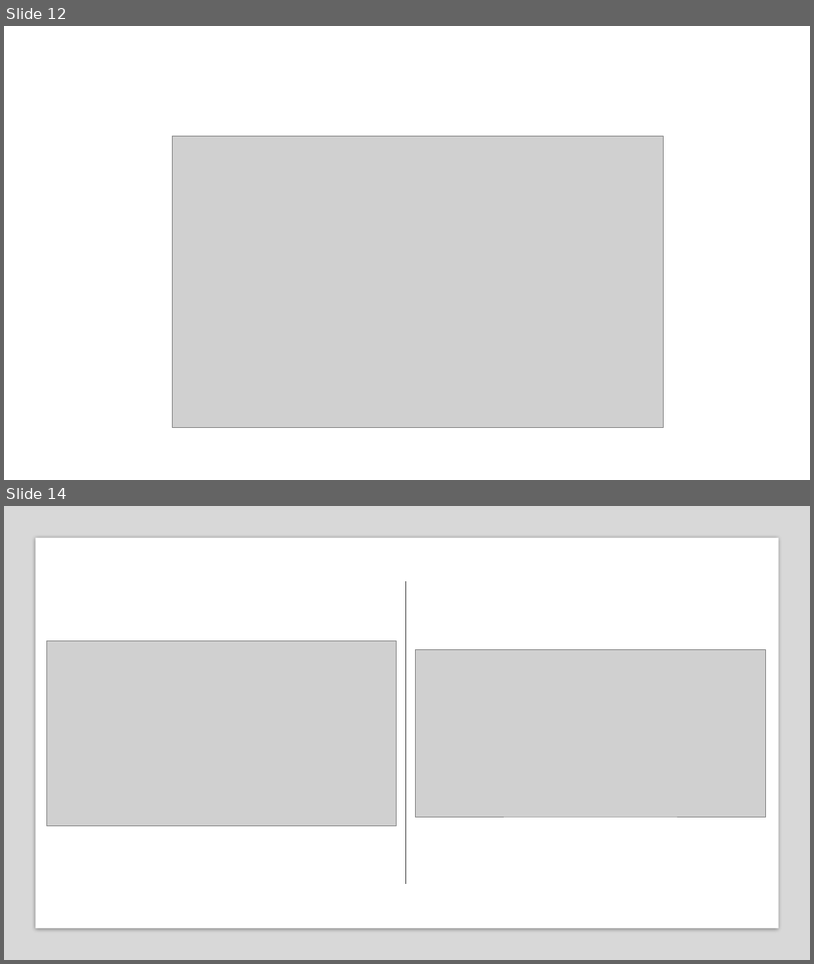
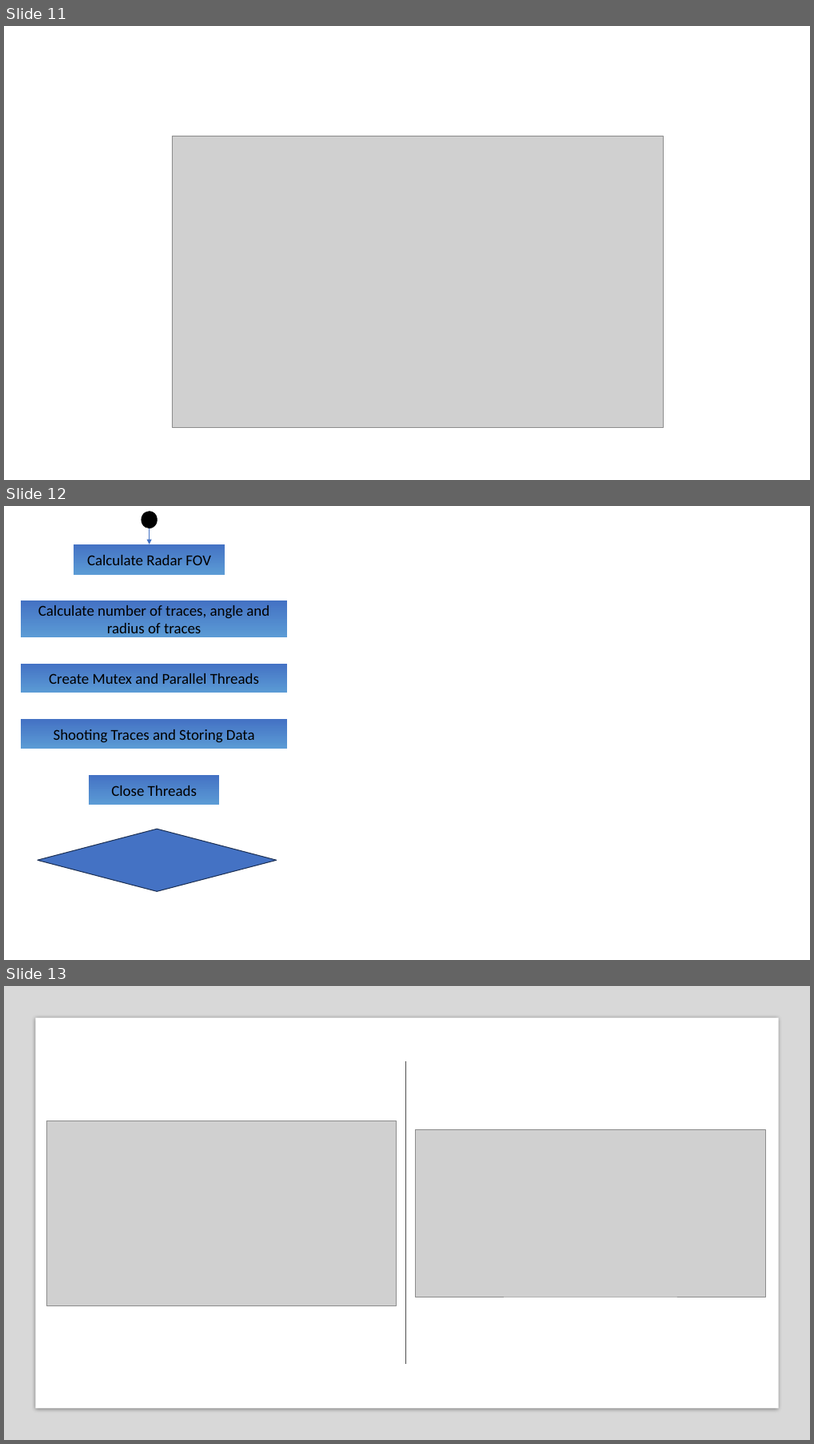
Before and after one commit to Frederick005/Research_Thesis, a slide deck: Report/diagrams.pptx. Shown one above the other, each under a label of ours: slides 12 and 14 before the commit, slides 11, 12 and 13 after it; the slides between them are not shown. The pictures are 814x964 and 814x1444 pixels, drawn with LibreOffice and Linux fonts; fonts in the diff are those of the drawing; grey boxes stand for pictures. Boxes give left, top, right and bottom in pixels: in the first picture for what was removed or moved away, otherwise in the second. Text is boxed around its words. In the diff, an @@ line names an element or a change of style, - is before the commit and + after.

Commit message:
Changing the radar sensor in carla completed. Pipeline Completed

```diff
--- a/Report/diagrams.pptx
+++ b/Report/diagrams.pptx
@@ slide 12 added at bbox=[4, 506, 810, 960], background #FFFFFF @@
@@ ellipse added at bbox=[142, 512, 157, 528], fill #000000, outline #000000 1 pt @@
@@ arrow added from (149, 528) to (149, 544), #4472C4 0.5 pt @@
@@ rectangle added at bbox=[74, 544, 225, 574], fill gradient #5B9BD5 to #4472C4, 18 pt, text #000000 @@
+Calculate Radar FOV
@@ rectangle added at bbox=[21, 601, 288, 637], fill gradient #5B9BD5 to #4472C4, 18 pt, text #000000 @@
+Calculate number of traces, angle and radius of traces
@@ rectangle added at bbox=[21, 664, 288, 693], fill gradient #5B9BD5 to #4472C4, 18 pt, text #000000 @@
+Create Mutex and Parallel Threads
@@ rectangle added at bbox=[21, 719, 288, 748], fill gradient #5B9BD5 to #4472C4, 18 pt, text #000000 @@
+Shooting Traces and Storing Data
@@ rectangle added at bbox=[89, 775, 219, 804], fill gradient #5B9BD5 to #4472C4, 18 pt, text #000000 @@
+Close Threads
@@ diamond added at bbox=[38, 828, 276, 891], fill #4472C4, outline #1E3256 1 pt @@
@@ what was slide 12 is now slide 11 @@
@@ what was slide 14 is now slide 13 @@
```
Also in this commit, not shown: 1 slide changed, 2 other slides added, 2 slides removed, 2 other files.
